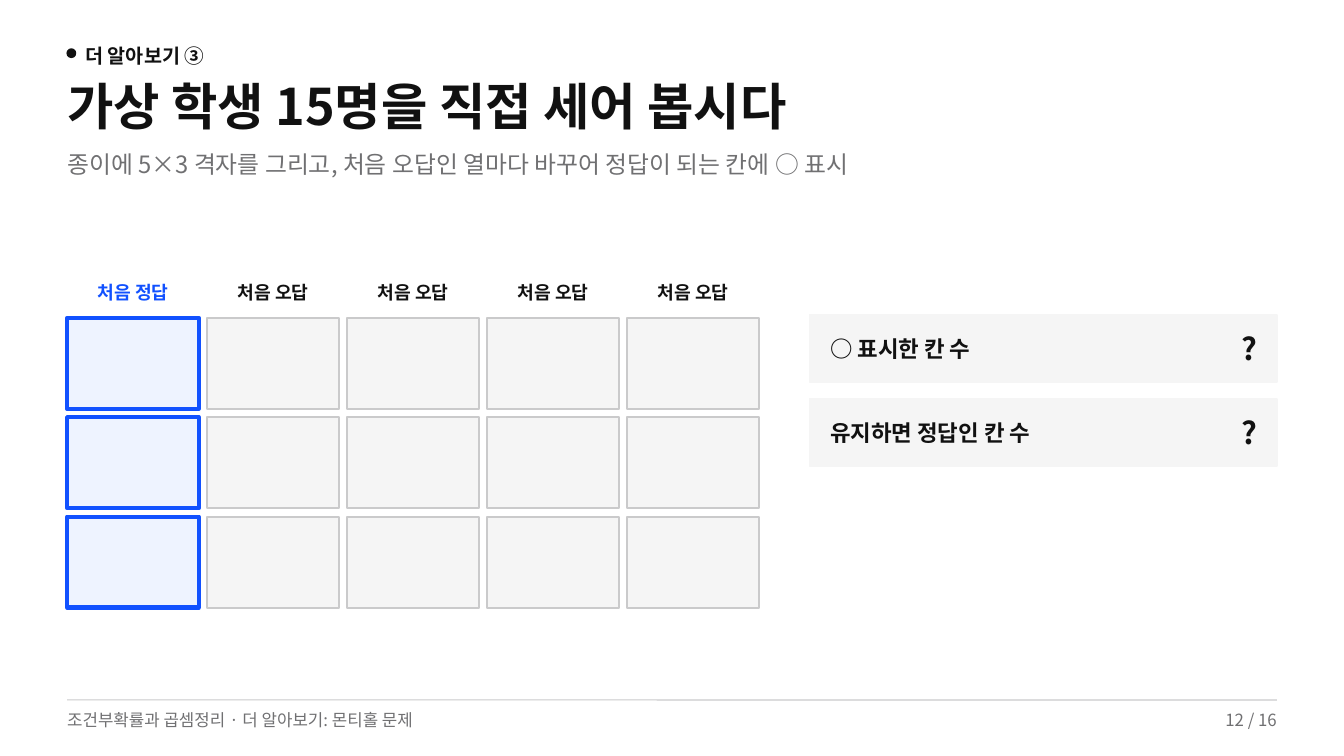
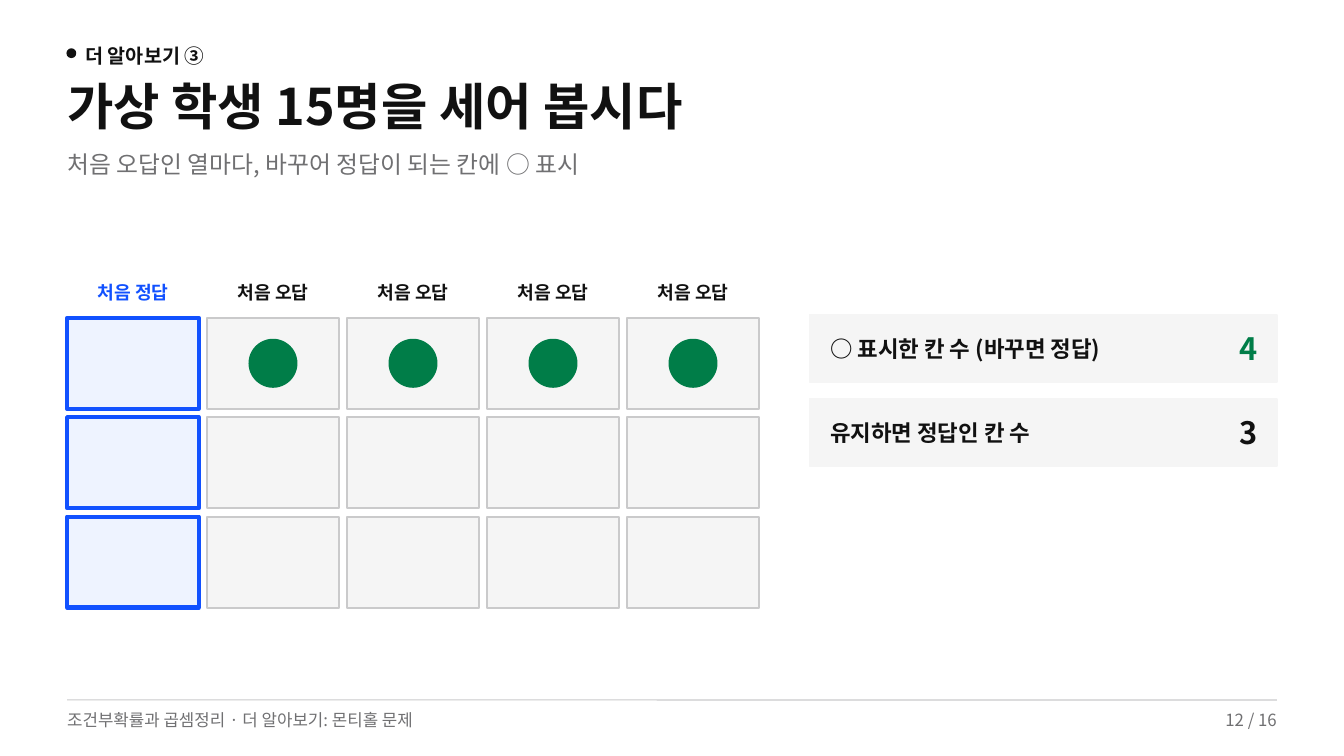
Before and after one commit to yestar02/ms-b4af2784, a slide deck: slide 12 of slides.pptx. Drawn at 1344x756 pixels with LibreOffice and Linux fonts; fonts in the diff are those of the drawing. Boxes give left, top, right and bottom in pixels: in the first picture for what was removed or moved away, otherwise in the second. Text is boxed around its words. In the diff, an @@ line names an element or a change of style, - is before the commit and + after.

Commit message:
화면 격자·확인 문제로 변경

```diff
--- a/slides.pptx
+++ b/slides.pptx
@@ text at (67,82,682,130): text changed @@
-가상 학생 15명을 직접 세어 봅시다
+가상 학생 15명을 세어 봅시다
@@ text at (67,153,579,177): text changed @@
-종이에 5×3 격자를 그리고, 처음 오답인 열마다 바꾸어 정답이 되는 칸에 ○ 표시
+처음 오답인 열마다, 바꾸어 정답이 되는 칸에 ○ 표시
@@ text removed at (1138,315,1257,382) @@
-?
@@ ellipse added at (249,340,296,387), fill #007D48, outline #007D48 1 pt @@
@@ ellipse added at (389,340,437,387), fill #007D48, outline #007D48 1 pt @@
@@ ellipse added at (529,340,577,387), fill #007D48, outline #007D48 1 pt @@
@@ ellipse added at (669,340,717,387), fill #007D48, outline #007D48 1 pt @@
@@ text at (858,338,1101,362): text changed @@
-○ 표시한 칸 수
+○ 표시한 칸 수 (바꾸면 정답)
@@ text added at (1239,337,1257,360), 22 pt, text #007D48, bold @@
+4
@@ text removed at (1138,399,1257,467) @@
-?
@@ text added at (1239,420,1257,445), 22 pt, text #111111, bold @@
+3
```
Also in this commit, not shown: 1 other slide changed, 1 other file.
